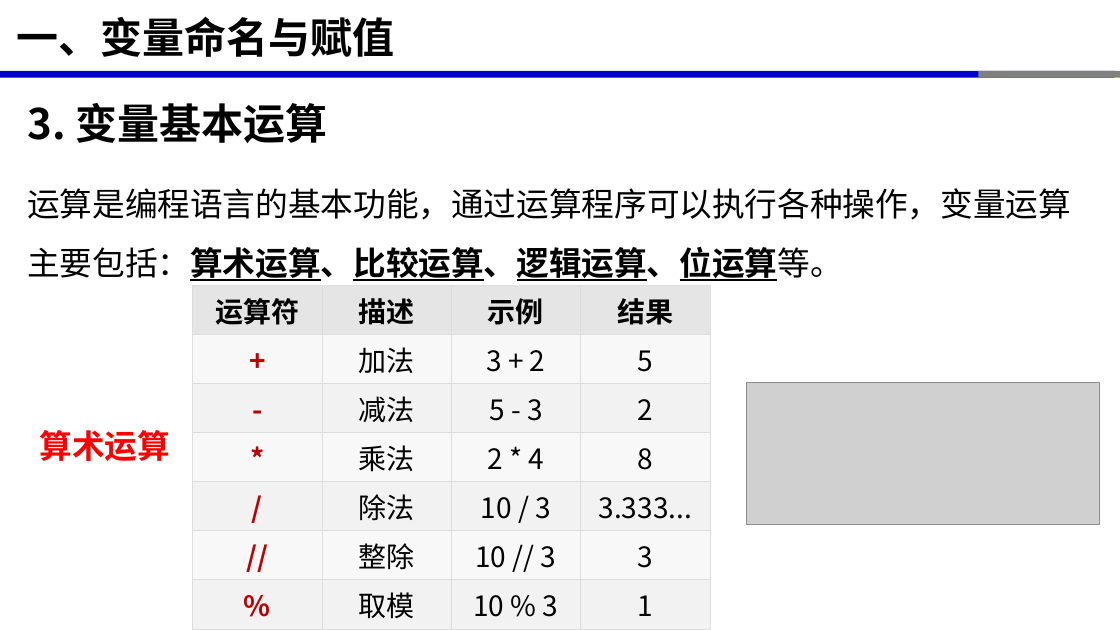
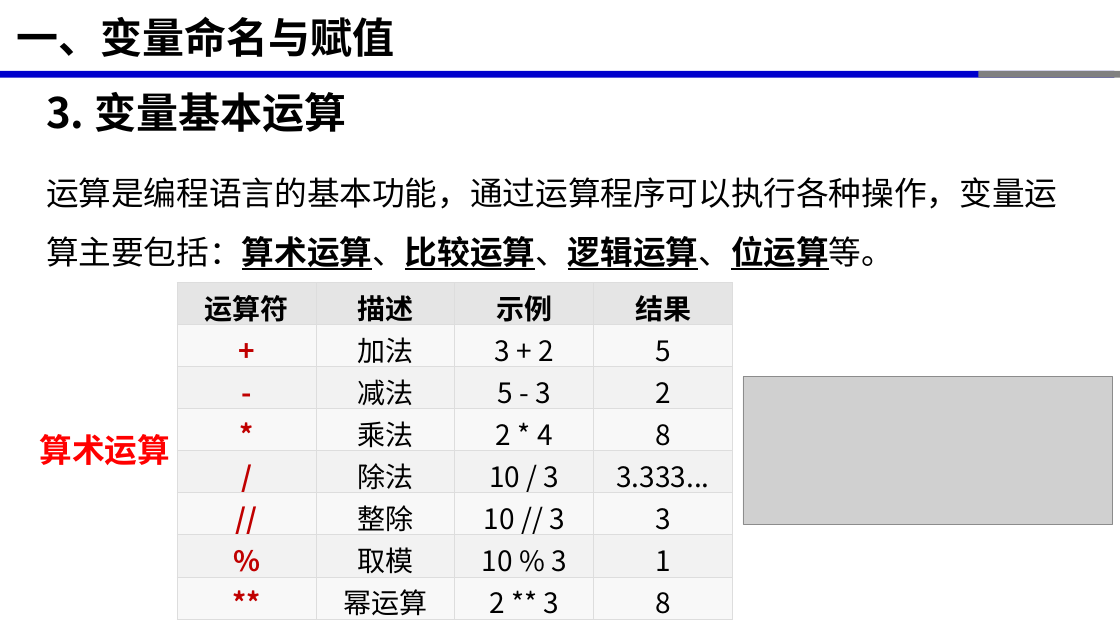
Before and after one commit to xinluo2018/programming-basics, a slide deck: slide 10 of 第2章-变量与数据类型/第2章-变量与数据类型.pptx. Drawn at 1120x630 pixels with LibreOffice and Linux fonts; fonts in the diff are those of the drawing; grey boxes stand for pictures. Boxes give left, top, right and bottom in pixels: in the first picture for what was removed or moved away, otherwise in the second. Text is boxed around its words. In the diff, an @@ line names an element or a change of style, - is before the commit and + after.

```diff
--- a/第2章-变量与数据类型/第2章-变量与数据类型.pptx
+++ b/第2章-变量与数据类型/第2章-变量与数据类型.pptx
@@ text "3. 变量基本运算": place and size @@
-text "3. 变量基本运算" at [27,103,1071,281]
+text "3. 变量基本运算" at [46,92,1057,270]
@@ text "3. 变量基本运算" at [46,92,1057,270]: highlight #FFFFFF to none; bold off in "运算是编程语言的基本功能，通过运算程序可以执行各种操作，变量运算主要包括：算术运算、比较运算、逻辑运算、位运算等。"; line spacing 1.5 to 1 @@
@@ table: place and size @@
-table at [192,286,710,623]
+table at [177,283,732,620]
@@ picture: place and size @@
-picture at [747,383,1100,524]
+picture at [744,377,1112,525]
@@ text "算术运算": place and size @@
-text "算术运算" at [40,430,171,461]
+text "算术运算" at [40,434,171,465]
```
Also in this commit, not shown: 10 other slides changed, 2 slides added, 18 other files.
